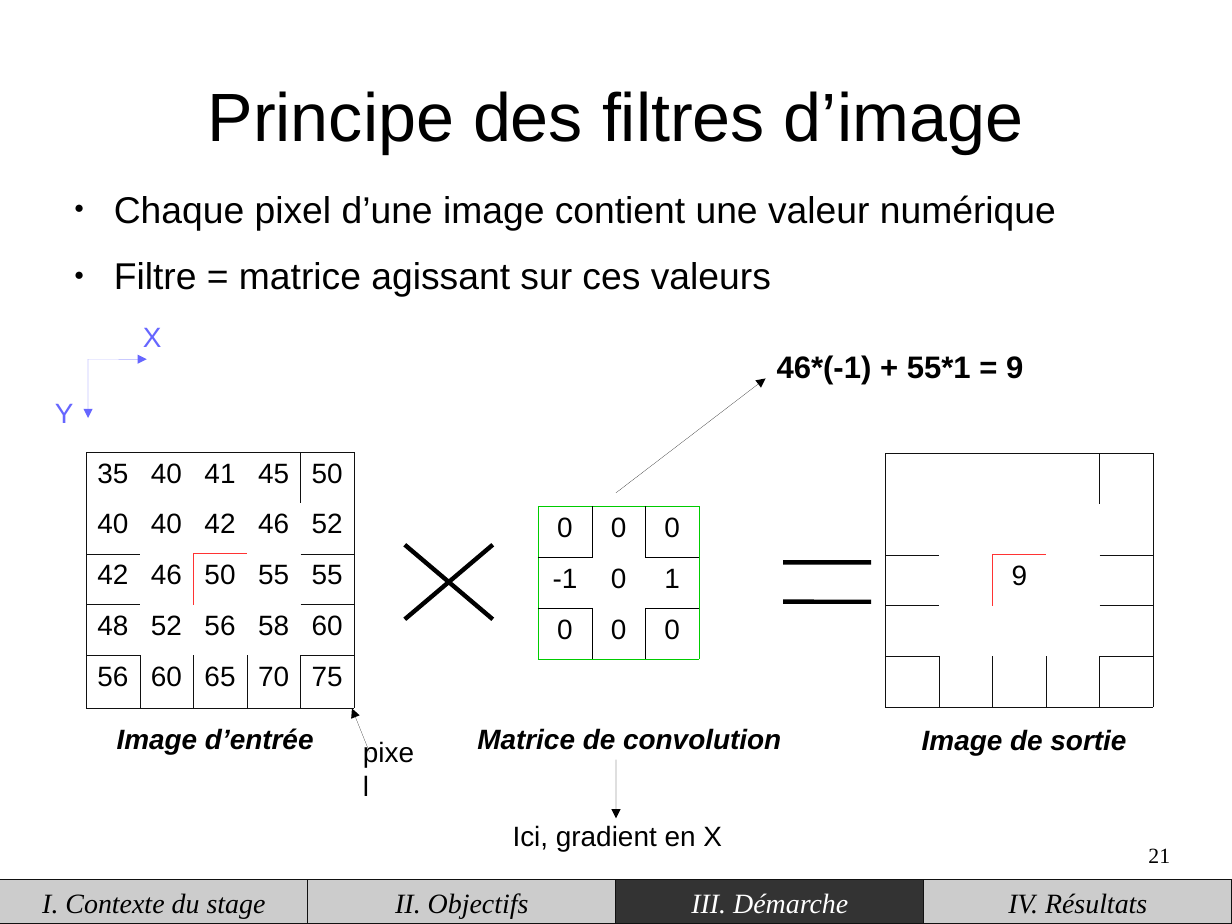
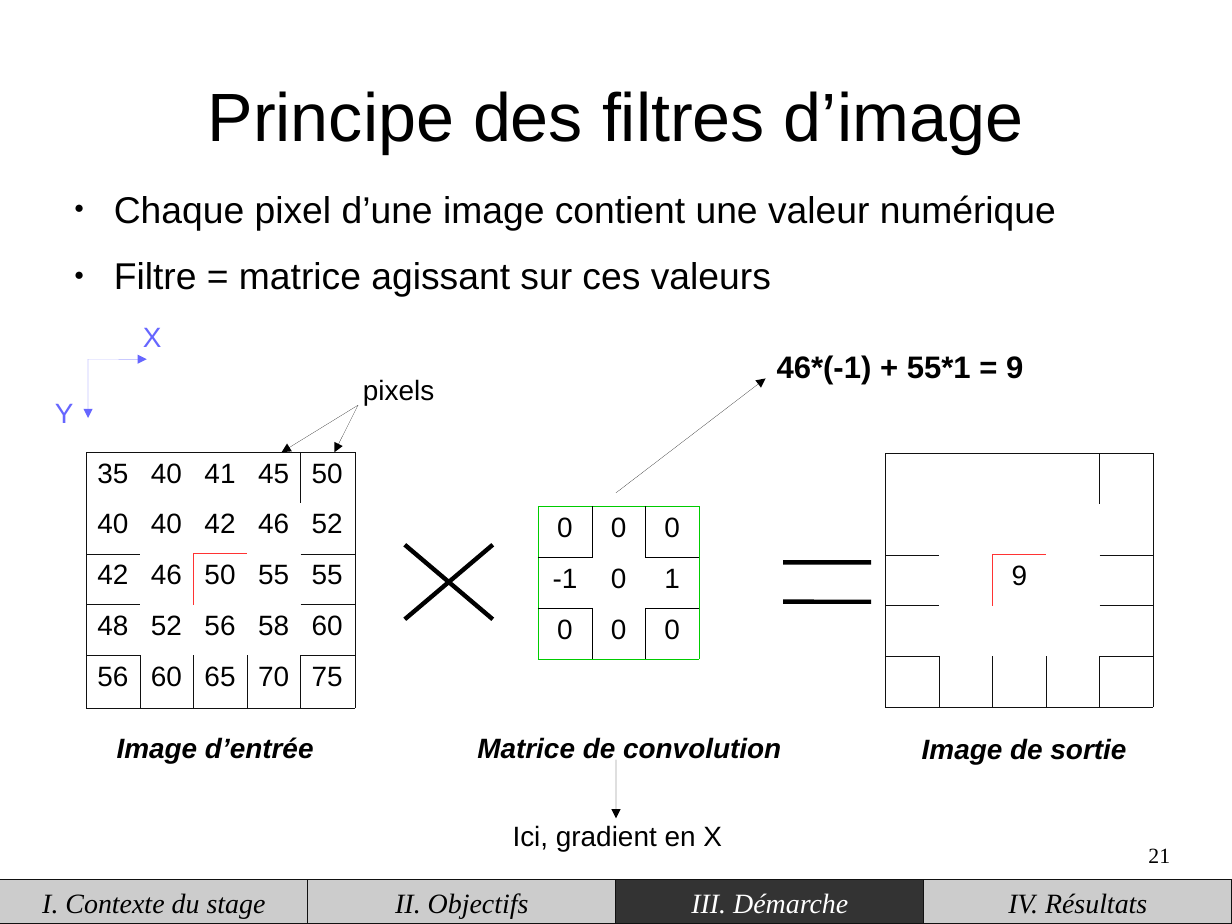
Before and after one commit to piatf/Report-2016-interniship-BioMedIA, a slide deck: slide 21 of presentation.odp. Drawn at 1232x924 pixels with LibreOffice and Linux fonts; fonts in the diff are those of the drawing. Boxes give left, top, right and bottom in pixels: in the first picture for what was removed or moved away, otherwise in the second. Text is boxed around its words. In the diff, an @@ line names an element or a change of style, - is before the commit and + after.

Commit message:
Final minor changes

```diff
--- a/presentation.odp
+++ b/presentation.odp
@@ text added at (363, 379, 434, 405), 18 pt, text #000000 @@
+pixels
@@ arrow added from (358, 405) to (282, 453), #000000 0 pt @@
@@ arrow moved from (370, 752) - (352, 709) to (358, 405) - (334, 453) @@
@@ text removed at (352, 732, 432, 806) @@
-pixel
@@ 3 texts: place and size @@
-3 texts at (117, 728, 1126, 755)
+3 texts at (117, 737, 1126, 764)
```
Also in this commit, not shown: 2 other slides changed.
